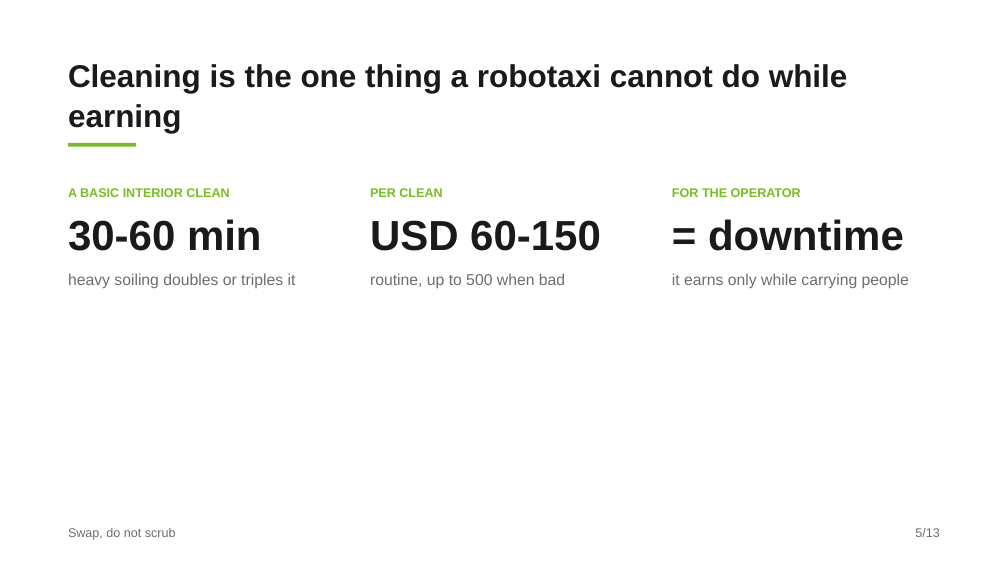
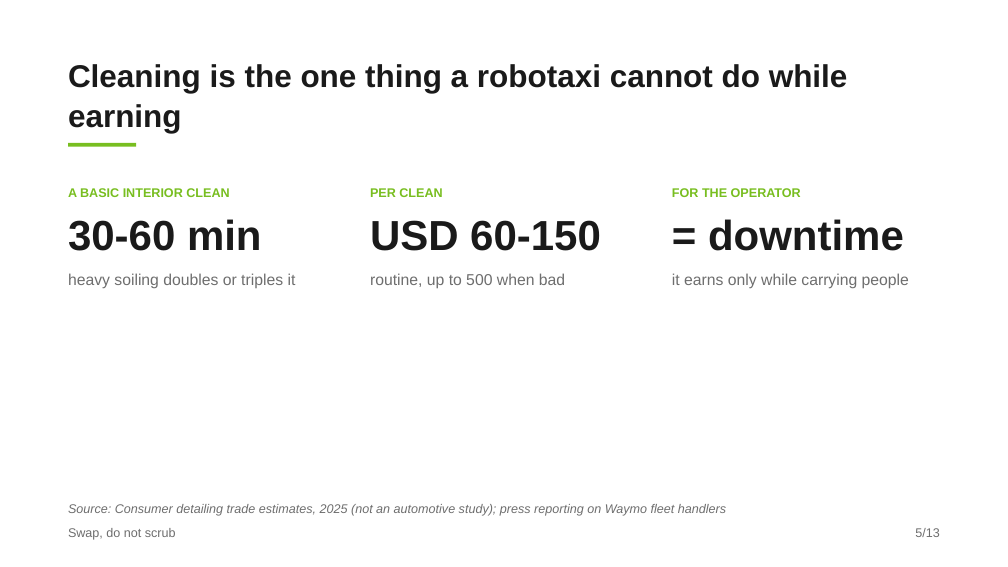
Before and after one commit to Maxlemore97/Autoneum-Challenge-2026, a slide deck: slide 5 of Praesentationen/midterm/Autoneum-Midterm_Team4.pptx. Drawn at 1008x567 pixels with LibreOffice and Linux fonts; fonts in the diff are those of the drawing. Boxes give left, top, right and bottom in pixels: in the first picture for what was removed or moved away, otherwise in the second. Text is boxed around its words. In the diff, an @@ line names an element or a change of style, - is before the commit and + after.

```diff
--- a/Praesentationen/midterm/Autoneum-Midterm_Team4.pptx
+++ b/Praesentationen/midterm/Autoneum-Midterm_Team4.pptx
@@ text added at (68,504,726,516), 12 pt, text #6E6E6E, italic @@
+Source: Consumer detailing trade estimates, 2025 (not an automotive study); press reporting on Waymo fleet handlers
```
Also in this commit, not shown: 5 other slides changed, 5 other files.
